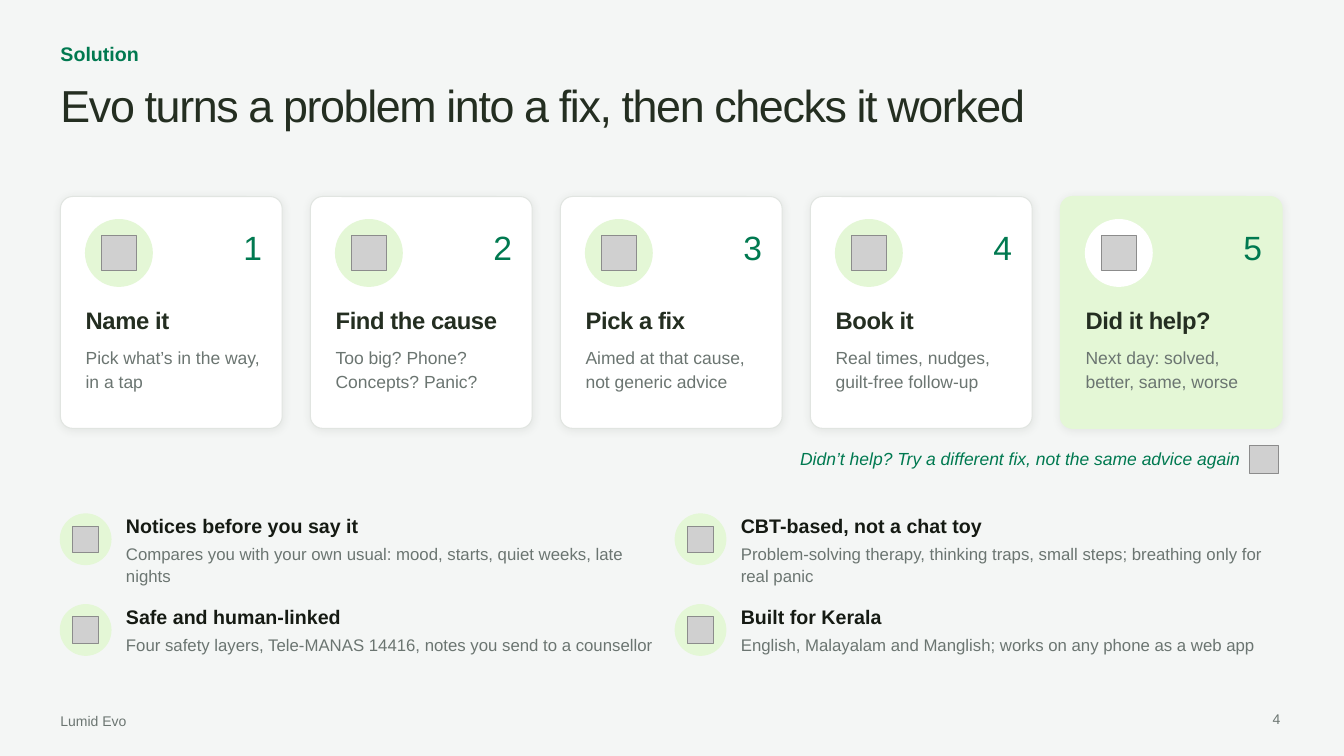
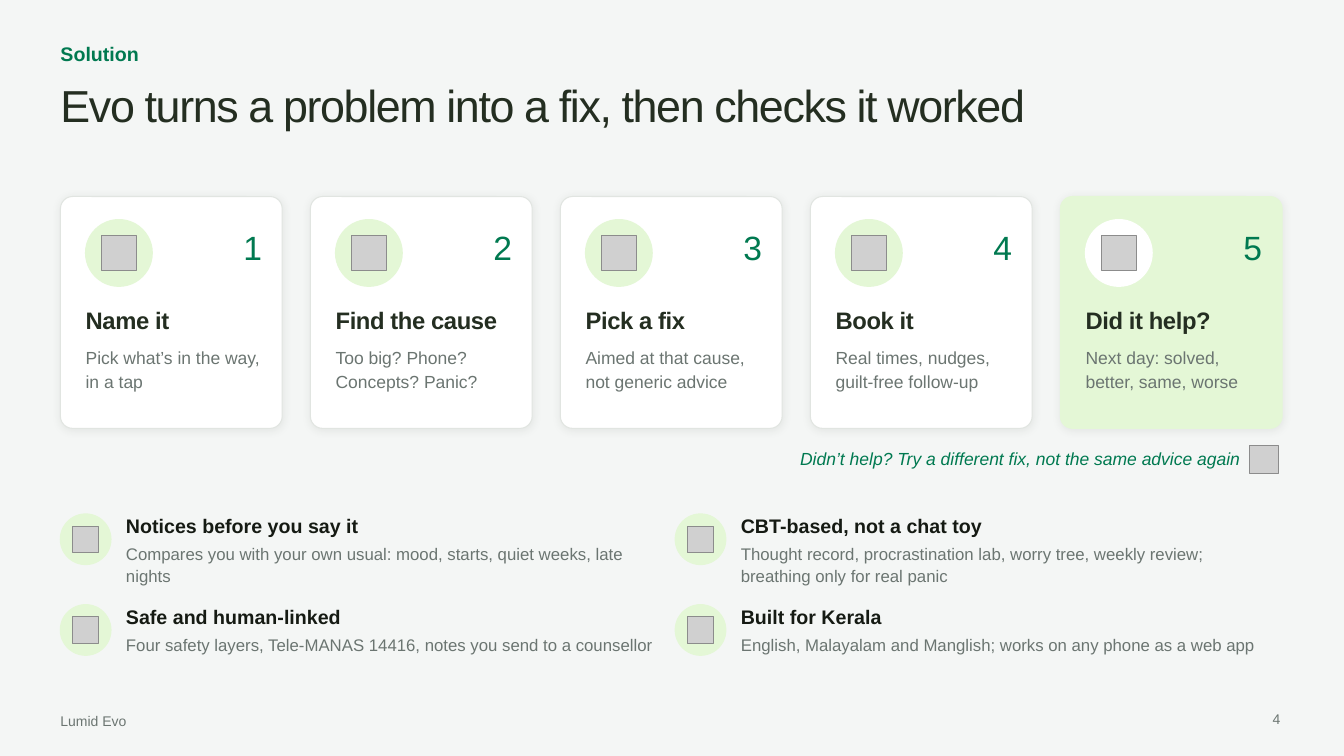
Before and after one commit to riyan-hx/Lumid-Evo-Ai, a slide deck: slide 4 of Lumid-Evo-Pitch.pptx. Drawn at 1344x756 pixels with LibreOffice and Linux fonts; fonts in the diff are those of the drawing; grey boxes stand for pictures; background and template pictures are left out. Boxes give left, top, right and bottom in pixels: in the first picture for what was removed or moved away, otherwise in the second. Text is boxed around its words. In the diff, an @@ line names an element or a change of style, - is before the commit and + after.

```diff
--- a/Lumid-Evo-Pitch.pptx
+++ b/Lumid-Evo-Pitch.pptx
@@ text at [741, 548, 1203, 586]: text changed @@
-Problem-solving therapy, thinking traps, small steps; breathing only for real panic
+Thought record, procrastination lab, worry tree, weekly review; breathing only for real panic
```
